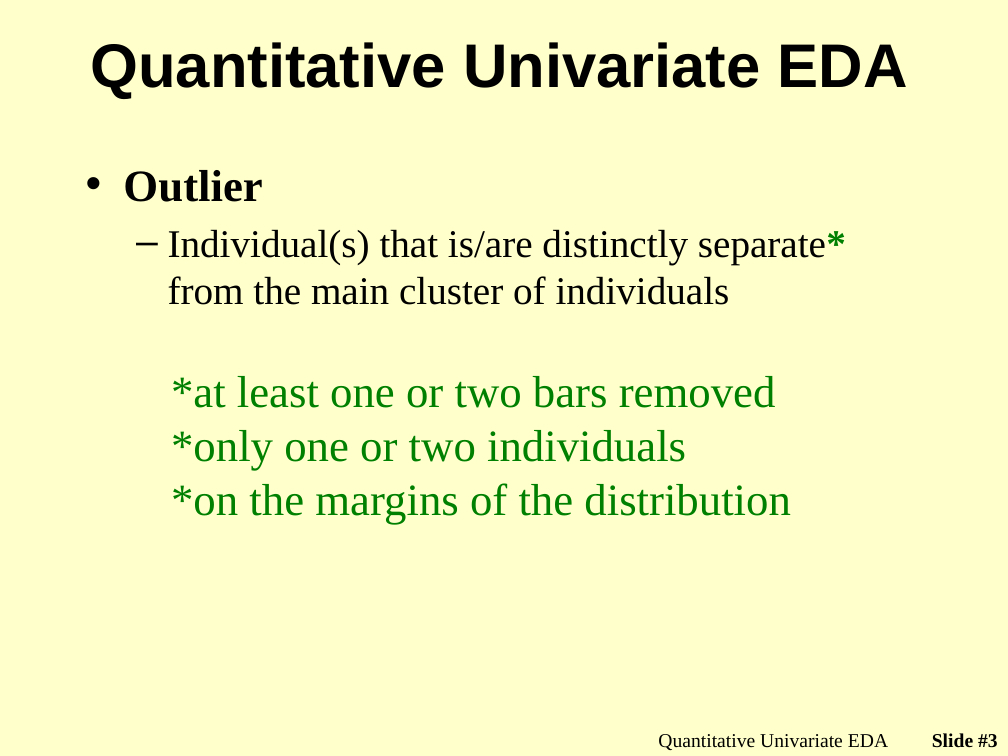
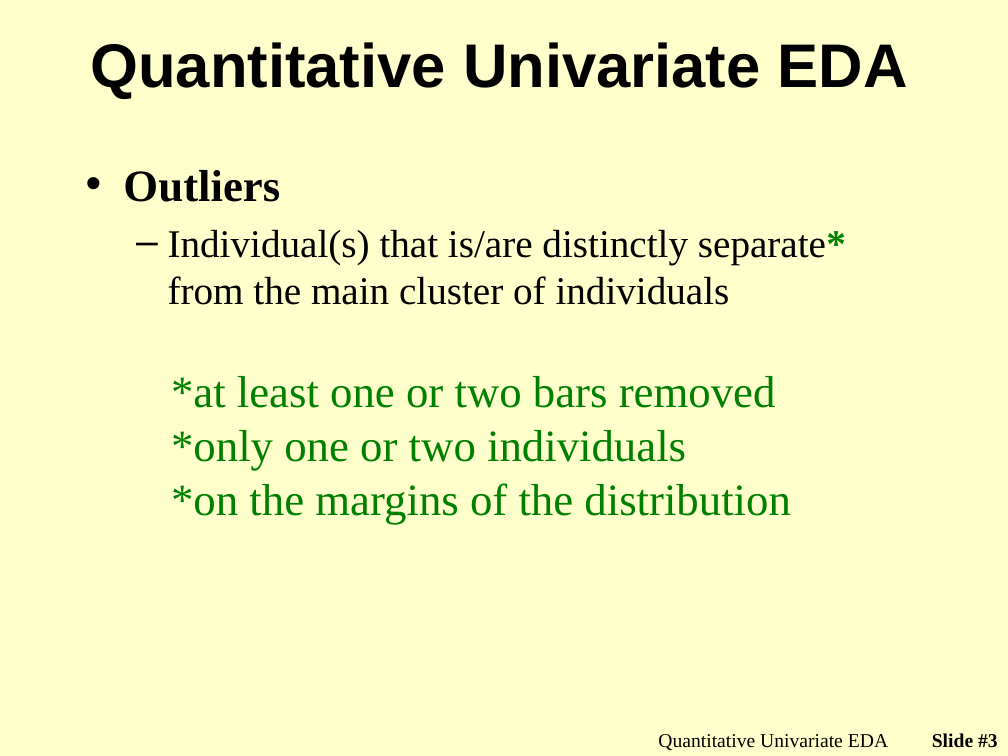
Before and after one commit to droglenc/NCMTH107, a slide deck: slide 3 of modules/UnivEDA_Quantitative/PPT.pptx. Drawn at 1008x756 pixels with LibreOffice and Linux fonts; fonts in the diff are those of the drawing; background and template pictures are left out. Boxes give left, top, right and bottom in pixels: in the first picture for what was removed or moved away, otherwise in the second. Text is boxed around its words. In the diff, an @@ line names an element or a change of style, - is before the commit and + after.

```diff
--- a/modules/UnivEDA_Quantitative/PPT.pptx
+++ b/modules/UnivEDA_Quantitative/PPT.pptx
@@ text at [123, 170, 280, 202]: text changed @@
-• Outlier
+• Outliers
```
Also in this commit, not shown: 2 other files.
